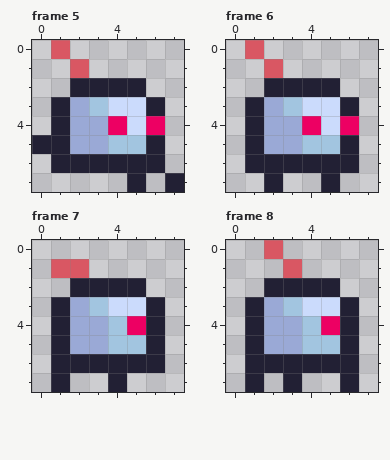
Two states of a pixel-art file, asset_source/images/player.ase. The first picture shows the starting point.
8x8 pixels, 12 frames. Shown: frame 5, frame 6, frame 7, frame 8. The commit also changed other frames, which this record leaves out.
After the commit:
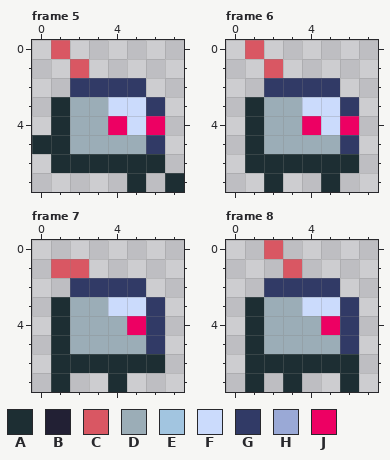
Palette (. is transparent): A #1d2e33  B #222034  C #d95763  D #9badb7  E #a2c5e0  F #cbdbfc  G #313a66  H #9aa9d6  J #ed0063
Changes in this commit:
Changed rows in their new state; - is an unchanged pixel.
Frame 5:
first column x 0:
2 --GGGG--
3 -ADD--G-
4 -ADD----
5 AADDDDG-
6 -AAAAAA-
7 -----A-A
Frame 6:
first column x 1:
2 -GGGG-
3 ADD--G
4 ADD---
5 ADDDDG
6 AAAAAA
7 -A--A-
Frame 7:
first column x 1:
2 -GGGG-
3 ADD--G
4 ADDD-G
5 ADDDDG
6 AAAAAA
7 A--A--
Frame 8:
first column x 1:
2 -GGGG-
3 ADD--G
4 ADDD-G
5 ADDDDG
6 AAAAAA
7 A-A--A
Changed places in both pictures, as pixel boxes (x1, y1, x2, y2):
changed: (32, 78, 184, 192)
changed: (245, 78, 359, 192)
changed: (51, 278, 165, 392)
changed: (245, 278, 359, 392)
